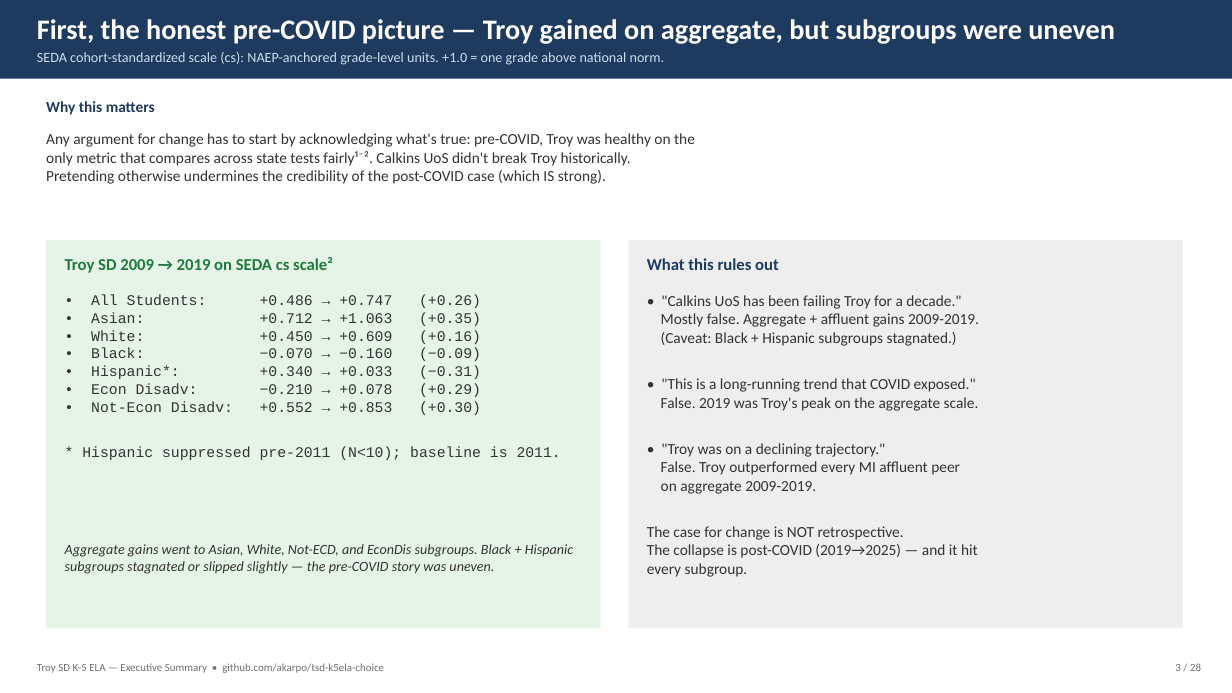
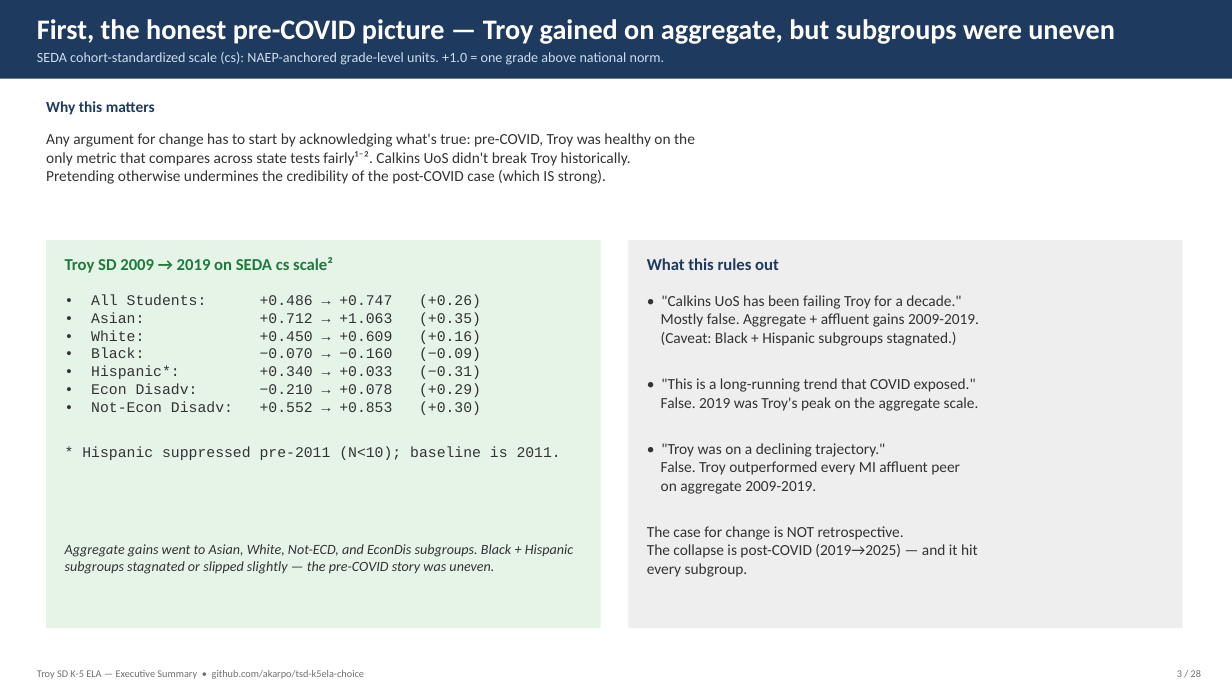
Before and after one commit to akarpo/tsd-k5ela-choice, a slide deck: slide 3 of deck/Troy_K5_ELA_Executive_Summary.pptx. Drawn at 1232x693 pixels with LibreOffice and Linux fonts; fonts in the diff are those of the drawing. Boxes give left, top, right and bottom in pixels: in the first picture for what was removed or moved away, otherwise in the second. Text is boxed around its words. In the diff, an @@ line names an element or a change of style, - is before the commit and + after.

```diff
--- a/deck/Troy_K5_ELA_Executive_Summary.pptx
+++ b/deck/Troy_K5_ELA_Executive_Summary.pptx
@@ text "Troy SD K-5 ELA — ..." at (37,670,364,679): size 8.5 to 8 pt @@
@@ text "3 / 28" at (1177,670,1201,677): size 8.5 to 8 pt @@
```
Also in this commit, not shown: 26 other slides changed, 36 other files.
